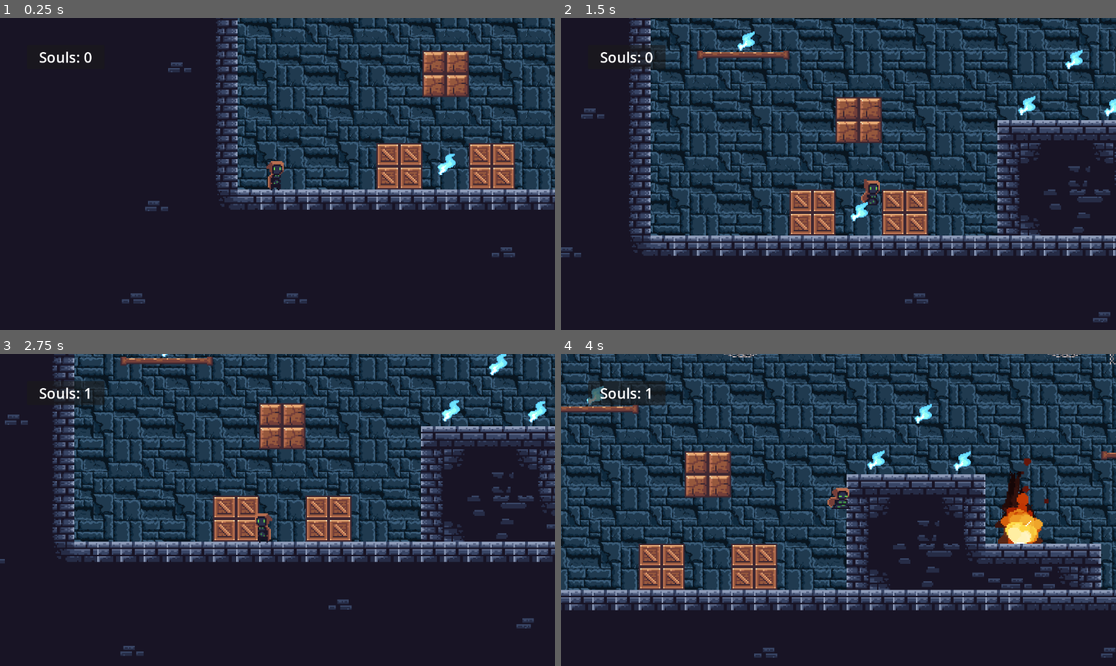
Above: before the commit, frames 1-4 (two rows, left to right).
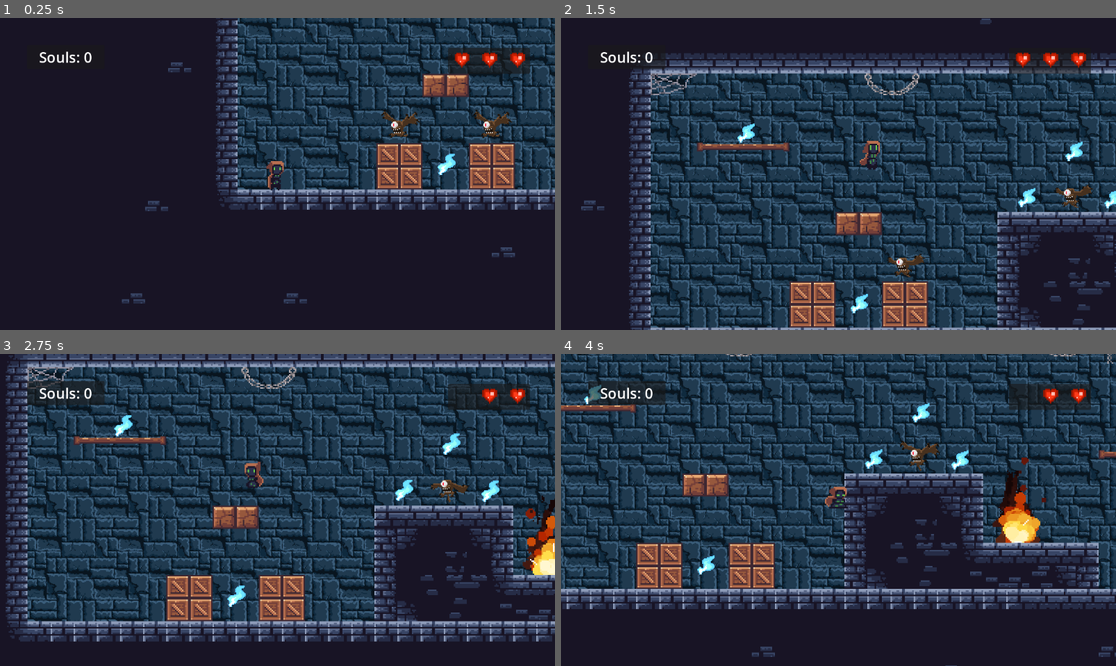
Above: after the commit, the same moments.

Repository: matheusmondenez/my-first-platform-game
Game: Godot game, scene res://scenes/main.tscn
The game is run twice, just before and just after one commit, with the same random seed, the same clock (stepped at 60 frames per second) and the same inputs.
Inputs:
- Up to frame 1 (0.25 s): no input
- Up to frame 2 (1.5 s): hold D (right) from 0.53 s (still down); tap Space (jump) at 0.6, 0.77, 1.07, 1.35 s
- Up to frame 3 (2.75 s): tap Space (jump) at 1.52, 1.82, 2.1 s; release D (right) at 2.03 s; hold A (left) from 2.03 s (still down)
- Up to frame 4 (4 s): release A (left) at 2.78 s; hold D (right) from 2.78 s (still down); tap Space (jump) at 2.85, 3.02, 3.32, 3.6, 3.77 s

The runs differ from the first frame. In frame 1, 1.8% of the frame differs, in the area x 68-96%, y 9-39%; in frame 2, 54%; in frame 3, 59%, in the area x 0-100%, y 0-97%; in frame 4, 34%.

Commit message:
feat: adds enemies, life and pause

Diff:
--- /dev/null
+++ b/scenes/enemy.tscn
@@ -0,0 +1,98 @@
+[gd_scene load_steps=14 format=3 uid="uid://dnrx3jolqyr1e"]
+
+[ext_resource type="Texture2D" uid="uid://uiup5nhhqqn8" path="res://sprites/enemies/enemy.png" id="1_av1wv"]
+[ext_resource type="Script" path="res://scripts/enemy.gd" id="1_mhsp2"]
+
+[sub_resource type="AtlasTexture" id="AtlasTexture_ab4vp"]
+atlas = ExtResource("1_av1wv")
+region = Rect2(0, 0, 150, 150)
+
+[sub_resource type="AtlasTexture" id="AtlasTexture_iuene"]
+atlas = ExtResource("1_av1wv")
+region = Rect2(150, 0, 150, 150)
+
+[sub_resource type="AtlasTexture" id="AtlasTexture_76kve"]
+atlas = ExtResource("1_av1wv")
+region = Rect2(300, 0, 150, 150)
+
+[sub_resource type="AtlasTexture" id="AtlasTexture_uabh6"]
+atlas = ExtResource("1_av1wv")
+region = Rect2(450, 0, 150, 150)
+
+[sub_resource type="AtlasTexture" id="AtlasTexture_gbufm"]
+atlas = ExtResource("1_av1wv")
+region = Rect2(600, 0, 150, 150)
+
+[sub_resource type="AtlasTexture" id="AtlasTexture_4b5sp"]
+atlas = ExtResource("1_av1wv")
+region = Rect2(750, 0, 150, 150)
+
+[sub_resource type="AtlasTexture" id="AtlasTexture_lx042"]
+atlas = ExtResource("1_av1wv")
+region = Rect2(900, 0, 150, 150)
+
+[sub_resource type="AtlasTexture" id="AtlasTexture_hraw1"]
+atlas = ExtResource("1_av1wv")
+region = Rect2(1050, 0, 150, 150)
+
+[sub_resource type="SpriteFrames" id="SpriteFrames_rlcq2"]
+animations = [{
+"frames": [{
+"duration": 1.0,
+"texture": SubResource("AtlasTexture_ab4vp")
+}, {
+"duration": 1.0,
+"texture": SubResource("AtlasTexture_iuene")
+}, {
+"duration": 1.0,
+"texture": SubResource("AtlasTexture_76kve")
+}, {
+"duration": 1.0,
+"texture": SubResource("AtlasTexture_uabh6")
+}, {
+"duration": 1.0,
+"texture": SubResource("AtlasTexture_gbufm")
+}, {
+"duration": 1.0,
+"texture": SubResource("AtlasTexture_4b5sp")
+}, {
+"duration": 1.0,
+"texture": SubResource("AtlasTexture_lx042")
+}, {
+"duration": 1.0,
+"texture": SubResource("AtlasTexture_hraw1")
+}],
+"loop": true,
+"name": &"default",
+"speed": 8.0
+}]
+
+[sub_resource type="RectangleShape2D" id="RectangleShape2D_3bv4s"]
+size = Vector2(79, 64)
+
+[sub_resource type="RectangleShape2D" id="RectangleShape2D_ajvhc"]
+size = Vector2(85.5, 70.5)
+
+[node name="Enemy" type="RigidBody2D"]
+script = ExtResource("1_mhsp2")
+
+[node name="AnimatedSprite2D" type="AnimatedSprite2D" parent="."]
+texture_filter = 1
+position = Vector2(221, 302)
+scale = Vector2(2, 2)
+sprite_frames = SubResource("SpriteFrames_rlcq2")
+autoplay = "default"
+frame_progress = 0.493258
+flip_h = true
+
+[node name="CollisionShape2D" type="CollisionShape2D" parent="."]
+position = Vector2(214.5, 310)
+shape = SubResource("RectangleShape2D_3bv4s")
+
+[node name="Area2D" type="Area2D" parent="."]
+
+[node name="CollisionShape2D" type="CollisionShape2D" parent="Area2D"]
+position = Vector2(214.25, 309.75)
+shape = SubResource("RectangleShape2D_ajvhc")
+
+[connection signal="body_entered" from="Area2D" to="." method="_on_area_2d_body_entered"]
--- a/scenes/main.tscn
+++ b/scenes/main.tscn
@@ -1,12 +1,15 @@
-[gd_scene load_steps=31 format=3 uid="uid://bvk0n0x0cpwyk"]
-
-[ext_resource type="Texture2D" uid="uid://cmnf46bux7bmy" path="res://sprites/stone_wall.png" id="1_hld73"]
-[ext_resource type="Texture2D" uid="uid://pvetypjt7vrn" path="res://sprites/tile_set.png" id="2_483qv"]
+[gd_scene load_steps=35 format=3 uid="uid://bvk0n0x0cpwyk"]
+
+[ext_resource type="Texture2D" uid="uid://cmnf46bux7bmy" path="res://sprites/tiles/stone_wall.png" id="1_hld73"]
+[ext_resource type="Texture2D" uid="uid://pvetypjt7vrn" path="res://sprites/tiles/tile_set.png" id="2_483qv"]
 [ext_resource type="PackedScene" uid="uid://bl1uaynqese0j" path="res://scenes/player.tscn" id="3_l6fx8"]
 [ext_resource type="Script" path="res://scripts/player.gd" id="4_u481u"]
-[ext_resource type="Texture2D" uid="uid://bgffcme6hykgx" path="res://sprites/fire_spark.png" id="5_1tlkv"]
+[ext_resource type="Texture2D" uid="uid://bgffcme6hykgx" path="res://sprites/enemies/fire_spark.png" id="5_1tlkv"]
 [ext_resource type="PackedScene" uid="uid://bwdcf16f0d5yo" path="res://scenes/soul.tscn" id="6_u7y1v"]
 [ext_resource type="Script" path="res://scripts/game_manager.gd" id="7_6nwxn"]
+[ext_resource type="PackedScene" uid="uid://dnrx3jolqyr1e" path="res://scenes/enemy.tscn" id="7_brrwk"]
+[ext_resource type="Texture2D" uid="uid://bw761oy66mg8s" path="res://sprites/tiles/heart.png" id="7_ijvrq"]
+[ext_resource type="Script" path="res://scripts/pause.gd" id="10_l2sxw"]
 
 [sub_resource type="TileSetAtlasSource" id="TileSetAtlasSource_j85o1"]
 texture = ExtResource("2_483qv")
@@ -311,9 +314,25 @@
 radius = 44.0
 height = 198.0
 
-[node name="Node" type="Node"]
-
-[node name="TextureRect" type="TextureRect" parent="."]
+[sub_resource type="StyleBoxFlat" id="StyleBoxFlat_iglry"]
+content_margin_top = 10.0
+content_margin_bottom = 10.0
+bg_color = Color(0.0240298, 0.0240298, 0.0240298, 1)
+corner_radius_top_left = 12
+corner_radius_top_right = 12
+corner_radius_bottom_right = 12
+corner_radius_bottom_left = 12
+
+[node name="Game" type="Node"]
+
+[node name="GameManager" type="Node" parent="." node_paths=PackedStringArray("hearts")]
+unique_name_in_owner = true
+script = ExtResource("7_6nwxn")
+hearts = [NodePath("../HUD/Life/HBoxContainer/Heart1"), NodePath("../HUD/Life/HBoxContainer/Heart2"), NodePath("../HUD/Life/HBoxContainer/Heart3")]
+
+[node name="Objects" type="Node" parent="."]
+
+[node name="TextureRect" type="TextureRect" parent="Objects"]
 texture_filter = 1
 offset_left = 44.0
 offset_top = 40.0
@@ -322,25 +341,17 @@
 texture = ExtResource("1_hld73")
 stretch_mode = 1
 
-[node name="TileMap" type="TileMap" parent="."]
+[node name="TileMap" type="TileMap" parent="Objects"]
 texture_filter = 1
 scale = Vector2(3, 3)
 tile_set = SubResource("TileSet_t0t80")
 format = 2
-layer_0/tile_data = PackedInt32Array(2490368, 65536, 1, 2490 …(2364 unchanged characters)… 655372, 655360, 10, 720908, 655360, 10, 393225, 655360, 9, 458761, 655360, 9, 458762, 655360, 9, 393226, 655360, 9, 262147, 65536, 9, 262148, 1 …(12769 unchanged characters)…
-
-[node name="CharacterBody2D" parent="." instance=ExtResource("3_l6fx8")]
-position = Vector2(133, 537)
-script = ExtResource("4_u481u")
-
-[node name="Camera2D" type="Camera2D" parent="CharacterBody2D"]
-position = Vector2(-2, 6)
-position_smoothing_enabled = true
-
-[node name="Fire" type="Area2D" parent="."]
+layer_0/tile_data = PackedInt32Array(2490368, 65536, 1, 2490 …(2364 unchanged characters)… 655372, 655360, 10, 720908, 655360, 10, 458761, 655360, 9, 458762, 655360, 9, 262147, 65536, 9, 262148, 1 …(12769 unchanged characters)…
+
+[node name="Fire" type="Area2D" parent="Objects"]
 position = Vector2(11, 0)
 
-[node name="AnimatedSprite2D" type="AnimatedSprite2D" parent="Fire"]
+[node name="AnimatedSprite2D" type="AnimatedSprite2D" parent="Objects/Fire"]
 texture_filter = 1
 position = Vector2(1113, 336)
 scale = Vector2(3, 3)
@@ -348,57 +359,76 @@
 autoplay = "default"
 frame_progress = 0.0865955
 
-[node name="CollisionShape2D" type="CollisionShape2D" parent="Fire"]
+[node name="CollisionShape2D" type="CollisionShape2D" parent="Objects/Fire"]
 position = Vector2(1119, 468)
 shape = SubResource("CapsuleShape2D_rq0hj")
 
-[node name="Souls" type="Node" parent="."]
-
-[node name="Area2D2" parent="Souls" instance=ExtResource("6_u7y1v")]
+[node name="CharacterBody2D" parent="Objects" instance=ExtResource("3_l6fx8")]
+position = Vector2(133, 537)
+script = ExtResource("4_u481u")
+
+[node name="Camera2D" type="Camera2D" parent="Objects/CharacterBody2D"]
+position = Vector2(-2, 6)
+position_smoothing_enabled = true
+
+[node name="Souls" type="Node" parent="Objects"]
+
+[node name="Area2D2" parent="Objects/Souls" instance=ExtResource("6_u7y1v")]
 position = Vector2(639, -41)
 
-[node name="Area2D3" parent="Souls" instance=ExtResource("6_u7y1v")]
+[node name="Area2D3" parent="Objects/Souls" instance=ExtResource("6_u7y1v")]
 position = Vector2(460, -43)
 
-[node name="Area2D4" parent="Souls" instance=ExtResource("6_u7y1v")]
+[node name="Area2D4" parent="Objects/Souls" instance=ExtResource("6_u7y1v")]
 position = Vector2(558, -139)
 
-[node name="Area2D5" parent="Souls" instance=ExtResource("6_u7y1v")]
+[node name="Area2D5" parent="Objects/Souls" instance=ExtResource("6_u7y1v")]
 position = Vector2(112, 177)
 
-[node name="Area2D6" parent="Souls" instance=ExtResource("6_u7y1v")]
+[node name="Area2D6" parent="Objects/Souls" instance=ExtResource("6_u7y1v")]
 position = Vector2(-123, -177)
 
-[node name="Area2D7" parent="Souls" instance=ExtResource("6_u7y1v")]
+[node name="Area2D7" parent="Objects/Souls" instance=ExtResource("6_u7y1v")]
 position = Vector2(-123, -177)
 
-[node name="Area2D8" parent="Souls" instance=ExtResource("6_u7y1v")]
+[node name="Area2D8" parent="Objects/Souls" instance=ExtResource("6_u7y1v")]
 position = Vector2(1096, -207)
 
-[node name="Area2D9" parent="Souls" instance=ExtResource("6_u7y1v")]
+[node name="Area2D9" parent="Objects/Souls" instance=ExtResource("6_u7y1v")]
 position = Vector2(1268, -99)
 
-[node name="Area2D10" parent="Souls" instance=ExtResource("6_u7y1v")]
+[node name="Area2D10" parent="Objects/Souls" instance=ExtResource("6_u7y1v")]
 position = Vector2(1121, 188)
 
-[node name="Area2D11" parent="Souls" instance=ExtResource("6_u7y1v")]
+[node name="Area2D11" parent="Objects/Souls" instance=ExtResource("6_u7y1v")]
 position = Vector2(1557, 1)
 
-[node name="Area2D12" parent="Souls" instance=ExtResource("6_u7y1v")]
-position = Vector2(1700, -93)
-
-[node name="Area2D13" parent="Souls" instance=ExtResource("6_u7y1v")]
+[node name="Area2D13" parent="Objects/Souls" instance=ExtResource("6_u7y1v")]
 position = Vector2(1842, -191)
 
+[node name="Enemies" type="Node" parent="Objects"]
+
+[node name="Enemy" parent="Objects/Enemies" instance=ExtResource("7_brrwk")]
+position = Vector2(170, 137)
+
+[node name="Enemy2" parent="Objects/Enemies" instance=ExtResource("7_brrwk")]
+position = Vector2(361, 137)
+
+[node name="Enemy3" parent="Objects/Enemies" instance=ExtResource("7_brrwk")]
+position = Vector2(709, -7)
+
+[node name="Enemy4" parent="Objects/Enemies" instance=ExtResource("7_brrwk")]
+position = Vector2(1850, -56)
+
 [node name="HUD" type="CanvasLayer" parent="."]
 
-[node name="Panel" type="Panel" parent="HUD"]
+[node name="Souls" type="Panel" parent="HUD"]
 offset_left = 56.0
 offset_top = 56.0
 offset_right = 217.0
 offset_bottom = 106.0
 
-[node name="Label" type="Label" parent="HUD/Panel"]
+[node name="Label" type="Label" parent="HUD/Souls"]
 unique_name_in_owner = true
 layout_mode = 1
 anchors_preset = 15
@@ -411,6 +441,103 @@
 horizontal_alignment = 1
 vertical_alignment = 1
 
-[node name="GameManager" type="Node" parent="."]
+[node name="Life" type="Panel" parent="HUD"]
+anchors_preset = 1
+anchor_left = 1.0
+anchor_right = 1.0
+offset_left = -222.0
+offset_top = 62.0
+offset_right = -52.0
+offset_bottom = 116.0
+grow_horizontal = 0
+
+[node name="HBoxContainer" type="HBoxContainer" parent="HUD/Life"]
+layout_mode = 1
+anchors_preset = 8
+anchor_left = 0.5
+anchor_top = 0.5
+anchor_right = 0.5
+anchor_bottom = 0.5
+offset_left = -85.0
+offset_top = -27.0
+offset_right = 85.0
+offset_bottom = 27.0
+grow_horizontal = 2
+grow_vertical = 2
+alignment = 2
+
+[node name="Heart1" type="TextureRect" parent="HUD/Life/HBoxContainer"]
+texture_filter = 1
+layout_mode = 2
+texture = ExtResource("7_ijvrq")
+expand_mode = 2
+
+[node name="Heart2" type="TextureRect" parent="HUD/Life/HBoxContainer"]
+texture_filter = 1
+layout_mode = 2
+texture = ExtResource("7_ijvrq")
+expand_mode = 2
+
+[node name="Heart3" type="TextureRect" parent="HUD/Life/HBoxContainer"]
+texture_filter = 1
+layout_mode = 2
+texture = ExtResource("7_ijvrq")
+expand_mode = 2
+
+[node name="Pause" type="Node" parent="HUD"]
+script = ExtResource("10_l2sxw")
+
+[node name="Panel" type="Panel" parent="HUD/Pause"]
 unique_name_in_owner = true
-script = ExtResource("7_6nwxn")
+visible = false
+anchors_preset = 15
+anchor_right = 1.0
+anchor_bottom = 1.0
+grow_horizontal = 2
+grow_vertical = 2
+
+[node name="Label" type="Label" parent="HUD/Pause/Panel"]
+layout_mode = 1
+anchors_preset = 8
+anchor_left = 0.5
+anchor_top = 0.5
+anchor_right = 0.5
+anchor_bottom = 0.5
+offset_left = -23.5
+offset_top = -98.5
+offset_right = 23.5
+offset_bottom = -75.5
+grow_horizontal = 2
+grow_vertical = 2
+theme_override_font_sizes/font_size = 50
+text = "Pause"
+
+[node name="VBoxContainer" type="VBoxContainer" parent="HUD/Pause/Panel"]
+layout_mode = 1
+anchors_preset = 8
+anchor_left = 0.5
+anchor_top = 0.5
+anchor_right = 0.5
+anchor_bottom = 0.5
+offset_left = -118.0
+offset_top = -51.0
+offset_right = 118.0
+offset_bottom = 121.0
+grow_horizontal = 2
+grow_vertical = 2
+theme_override_constants/separation = 10
+
+[node name="Resume" type="Button" parent="HUD/Pause/Panel/VBoxContainer"]
+process_mode = 3
+layout_mode = 2
+theme_override_styles/normal = SubResource("StyleBoxFlat_iglry")
+text = "Resume"
+
+[node name="Menu" type="Button" parent="HUD/Pause/Panel/VBoxContainer"]
+process_mode = 3
+layout_mode = 2
+theme_override_styles/normal = SubResource("StyleBoxFlat_iglry")
+text = "Main Menu"
+
+[connection signal="pressed" from="HUD/Pause/Panel/VBoxContainer/Resume" to="HUD/Pause" method="_on_resume_pressed"]
+[connection signal="pressed" from="HUD/Pause/Panel/VBoxContainer/Menu" to="HUD/Pause" method="_on_menu_pressed"]
--- a/scenes/player.tscn
+++ b/scenes/player.tscn
@@ -1,11 +1,11 @@
 [gd_scene load_steps=69 format=3 uid="uid://bl1uaynqese0j"]
 
-[ext_resource type="Texture2D" uid="uid://dwql0rhlreugb" path="res://sprites/player_assembling.png" id="1_ot0fu"]
-[ext_resource type="Texture2D" uid="uid://c0te4dbamf8wu" path="res://sprites/player_disassembling.png" id="2_5v1f1"]
-[ext_resource type="Texture2D" uid="uid://bm2wyjuqwhneg" path="res://sprites/player_idle.png" id="2_r1rrc"]
-[ext_resource type="Texture2D" uid="uid://dnbqmqcr3kgi6" path="res://sprites/player_jumping.png" id="3_r3hi8"]
-[ext_resource type="Texture2D" uid="uid://d4gcqsu6rjxk4" path="res://sprites/player_running.png" id="4_ttein"]
-[ext_resource type="Texture2D" uid="uid://d0e05gdfpawft" path="res://sprites/player_landing.png" id="5_0j60b"]
+[ext_resource type="Texture2D" uid="uid://dwql0rhlreugb" path="res://sprites/player/player_assembling.png" id="1_ot0fu"]
+[ext_resource type="Texture2D" uid="uid://c0te4dbamf8wu" path="res://sprites/player/player_disassembling.png" id="2_5v1f1"]
+[ext_resource type="Texture2D" uid="uid://bm2wyjuqwhneg" path="res://sprites/player/player_idle.png" id="2_r1rrc"]
+[ext_resource type="Texture2D" uid="uid://dnbqmqcr3kgi6" path="res://sprites/player/player_jumping.png" id="3_r3hi8"]
+[ext_resource type="Texture2D" uid="uid://d4gcqsu6rjxk4" path="res://sprites/player/player_running.png" id="4_ttein"]
+[ext_resource type="Texture2D" uid="uid://d0e05gdfpawft" path="res://sprites/player/player_landing.png" id="5_0j60b"]
 
 [sub_resource type="AtlasTexture" id="AtlasTexture_g2uqb"]
 atlas = ExtResource("1_ot0fu")
@@ -472,7 +472,7 @@
 sprite_frames = SubResource("SpriteFrames_mgdcd")
 animation = &"jumping"
 autoplay = "idle"
-frame_progress = 0.734712
+frame_progress = 0.401595
 
 [node name="CollisionShape2D" type="CollisionShape2D" parent="."]
 position = Vector2(-5, 10)
--- a/scenes/soul.tscn
+++ b/scenes/soul.tscn
@@ -1,7 +1,7 @@
 [gd_scene load_steps=9 format=3 uid="uid://bwdcf16f0d5yo"]
 
 [ext_resource type="Script" path="res://scripts/soul.gd" id="1_5pnpr"]
-[ext_resource type="Texture2D" uid="uid://cksvninrj1xen" path="res://sprites/blue_effects.png" id="1_vsh1m"]
+[ext_resource type="Texture2D" uid="uid://cksvninrj1xen" path="res://sprites/tiles/blue_effects.png" id="1_vsh1m"]
 
 [sub_resource type="AtlasTexture" id="AtlasTexture_tf1ts"]
 atlas = ExtResource("1_vsh1m")
--- /dev/null
+++ b/scripts/enemy.gd
@@ -0,0 +1,19 @@
+extends RigidBody2D
+
+@onready var game_manager: Node = %GameManager
+
+func _on_area_2d_body_entered(body: Node2D) -> void:
+	if (body.name == "CharacterBody2D"):
+		var y_delta = position.y - body.position.y
+		var x_delta = body.position.x - position.x
+
+		if (y_delta > -250):
+			queue_free()
+			body.jump()
+		else:
+			game_manager.decrease_life()
+
+			if (x_delta >= 168 and x_delta < 270):
+				print("vai pra trás", x_delta)
+			elif (x_delta >= 270):
+				print("vai pra frente", x_delta)
--- a/scripts/game_manager.gd
+++ b/scripts/game_manager.gd
@@ -1,9 +1,23 @@
 extends Node
 
 @onready var label: Label = %Label
+@export var hearts: Array[Node]
 
 var souls = 0
+var lives = 3
 
 func add_soul():
 	souls += 1
 	label.text = "Souls: " + str(souls)
+
+func decrease_life():
+	lives -= 1
+
+	for h in 3:
+		if (h < lives):
+			hearts[h].show()
+		else:
+			hearts[h].hide()
+
+	if (lives == 0):
+		get_tree().reload_current_scene()
--- /dev/null
+++ b/scripts/pause.gd
@@ -0,0 +1,16 @@
+extends Node
+
+@onready var panel: Panel = %Panel
+
+func _process(delta: float) -> void:
+	if (Input.is_action_just_pressed("pause")):
+		get_tree().paused = true
+		panel.show()
+
+func _on_resume_pressed() -> void:
+	get_tree().paused = false
+	panel.hide()
+
+func _on_menu_pressed() -> void:
+	get_tree().paused = false
+	get_tree().change_scene_to_file("res://scenes/main.tscn")
--- a/scripts/player.gd
+++ b/scripts/player.gd
@@ -36,3 +36,11 @@
 		sprite_2d.flip_h = true
 	elif (direction > 0):
 		sprite_2d.flip_h = false
+
+func jump():
+	velocity.y = JUMP_VELOCITY
+
+func jump_side(x):
+	print("jump_side: ", x)
+	velocity.y = -500
+	velocity.x = x
Binary file added: sprites/enemies/enemy.png
Not shown, changed: sprites/enemies/enemy.png.import
Renamed: sprites/fire_spark.png -> sprites/enemies/fire_spark.png
Not shown, changed: sprites/enemies/fire_spark.png.import
Renamed: sprites/player_assembling.png -> sprites/player/player_assembling.png
Not shown, changed: sprites/player/player_assembling.png.import
Renamed: sprites/player_disassembling.png -> sprites/player/player_disassembling.png
Not shown, changed: sprites/player/player_disassembling.png.import
Renamed: sprites/player_idle.png -> sprites/player/player_idle.png
Not shown, added: sprites/player/player_idle.png.import
Renamed: sprites/player_jumping.png -> sprites/player/player_jumping.png
Not shown, changed: sprites/player/player_jumping.png.import
(and 12 more such lines)
